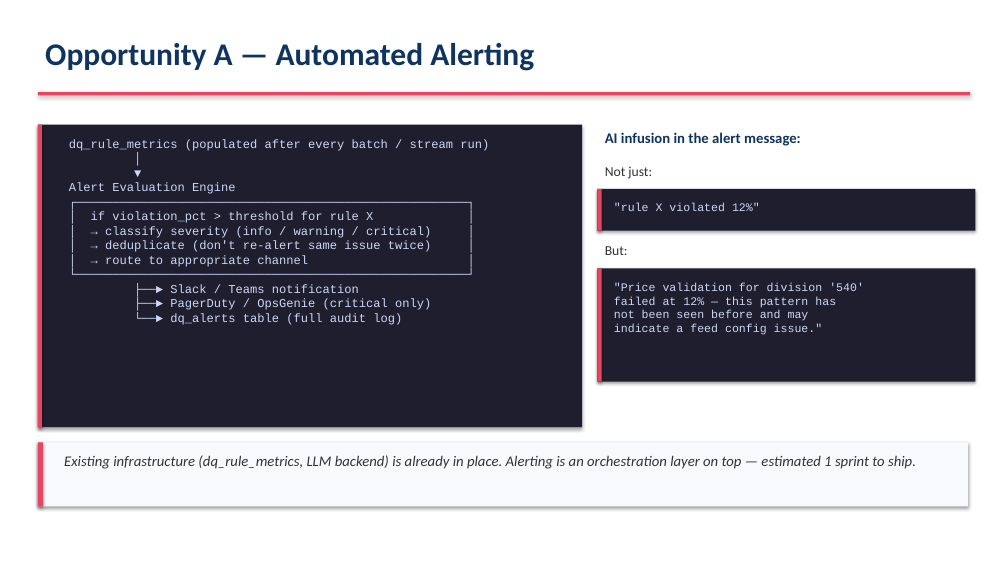
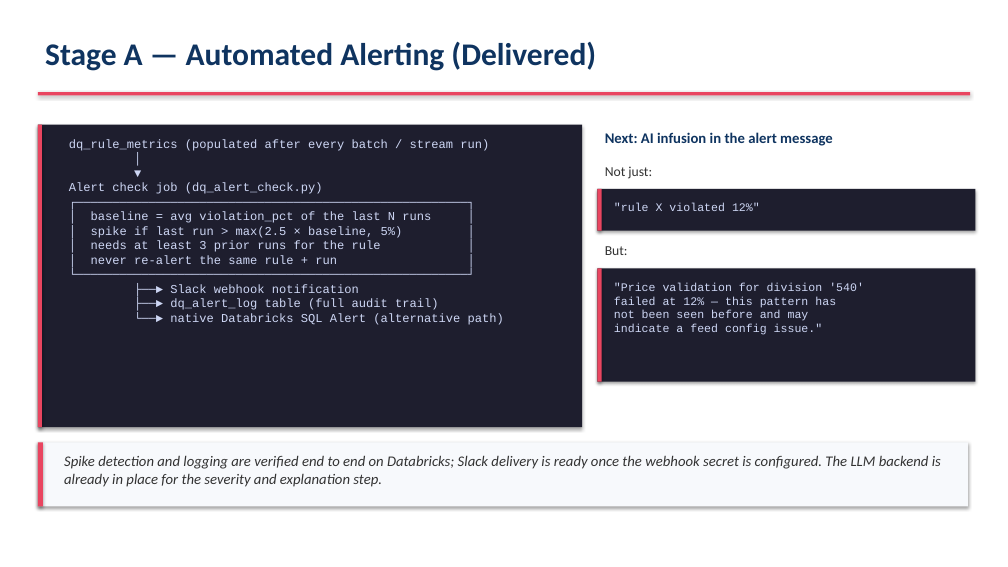
Before and after one commit to ameyadeshmukh-16/databricks-dqx-poc, a slide deck: slide 35 of AI_Infusion_Delivery_Assessment.pptx. Drawn at 1008x567 pixels with LibreOffice and Linux fonts; fonts in the diff are those of the drawing. Boxes give left, top, right and bottom in pixels: in the first picture for what was removed or moved away, otherwise in the second. Text is boxed around its words. In the diff, an @@ line names an element or a change of style, - is before the commit and + after.

```diff
--- a/AI_Infusion_Delivery_Assessment.pptx
+++ b/AI_Infusion_Delivery_Assessment.pptx
@@ text at bbox=[45, 42, 596, 71]: text changed @@
-Opportunity A — Automated Alerting
+Stage A — Automated Alerting (Delivered)
@@ text at bbox=[605, 132, 833, 146]: text changed @@
-AI infusion in the alert message:
+Next: AI infusion in the alert message
@@ text at bbox=[69, 183, 323, 194]: text changed @@
-Alert Evaluation Engine
+Alert check job (dq_alert_check.py)
@@ text at bbox=[91, 211, 431, 264]: text changed @@
-│ if violation_pct > threshold for rule X │
-│ → classify severity (info / warning / critical) │
-│ → deduplicate (don't re-alert same issue twice) │
-│ → route to appropriate channel │
+│ baseline = avg violation_pct of the last N runs │
+│ spike if last run > max(2.5 × baseline, 5%) │
+│ needs at least 3 prior runs for the rule │
+│ never re-alert the same rule + run │
@@ text at bbox=[170, 284, 504, 325]: text changed @@
-├──► Slack / Teams notification
-├──► PagerDuty / OpsGenie (critical only)
-└──► dq_alerts table (full audit log)
+├──► Slack webhook notification
+├──► dq_alert_log table (full audit trail)
+└──► native Databricks SQL Alert (alternative path)
@@ text at bbox=[64, 455, 941, 487]: text changed @@
-Existing infrastructure (dq_rule_metrics, LLM backend) is already in place. Alerting is an orchestration layer on top — estimated 1 sprint to ship.
+Spike detection and logging are verified end to end on Databricks; Slack delivery is ready once the webhook secret is configured. The LLM backend is already in place for the severity and explanation step.
```
Also in this commit, not shown: 12 other slides changed, 1 slide added, 1 slide removed, 1 other file.
